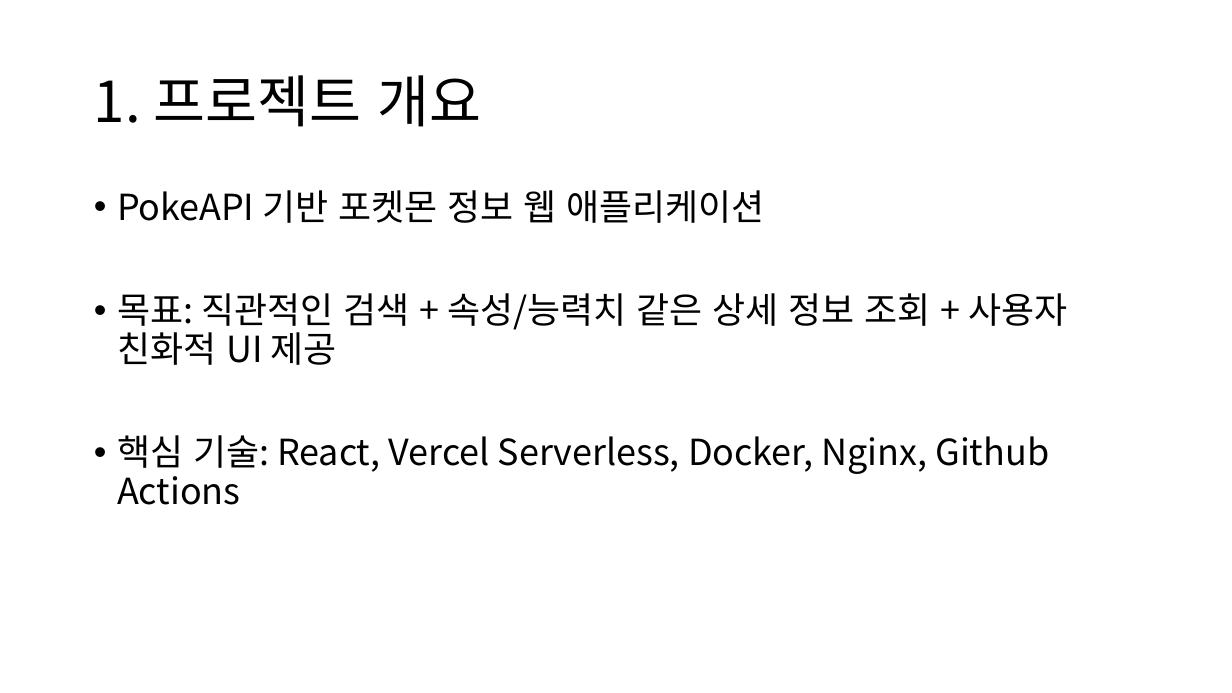
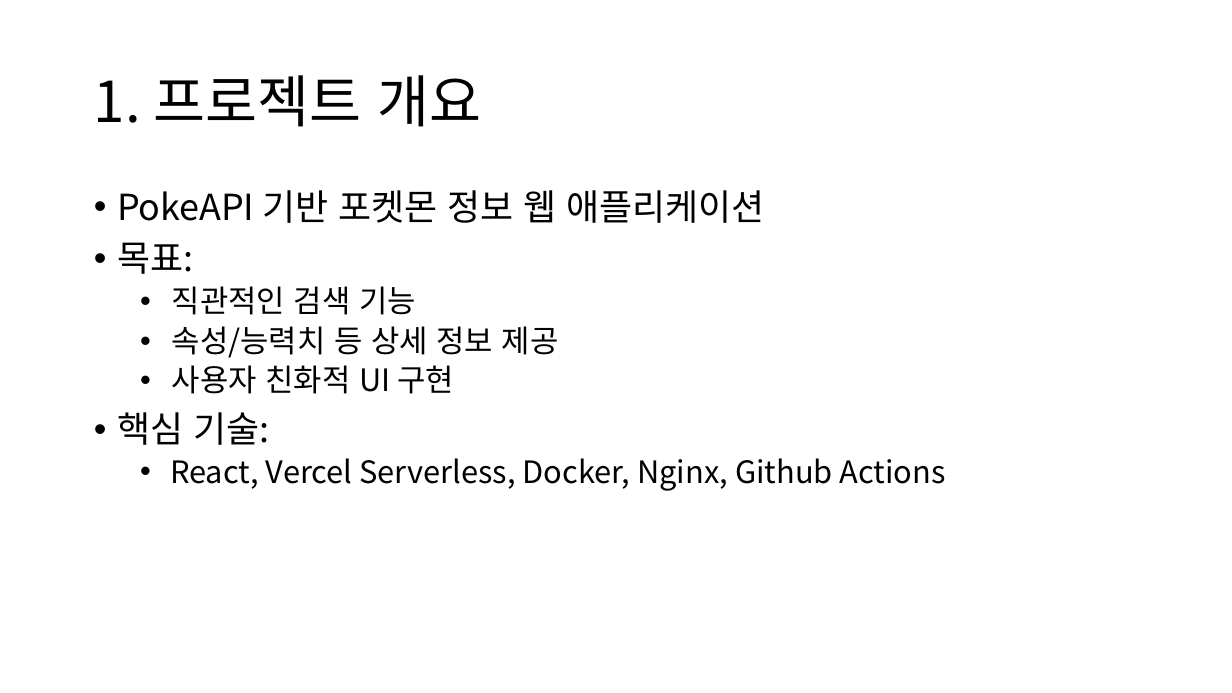
Before and after one commit to lhj4369/Pokemon-Wiki, a slide deck: slide 3 of 발표자료.pptx. Drawn at 1232x693 pixels with LibreOffice and Linux fonts; fonts in the diff are those of the drawing. Boxes give left, top, right and bottom in pixels: in the first picture for what was removed or moved away, otherwise in the second. Text is boxed around its words. In the diff, an @@ line names an element or a change of style, - is before the commit and + after.

```diff
--- a/발표자료.pptx
+++ b/발표자료.pptx
@@ text at (117,242,946,491): text changed; size 28 to 24 pt @@
-• 목표: 직관적인 검색 + 속성/능력치 같은 상세 정보 조회 + 사용자 친화적 UI 제공
-• 핵심 기술: React, Vercel Serverless, Docker, Nginx, Github Actions
+• 목표:
+  • 직관적인 검색 기능
+  • 속성/능력치 등 상세 정보 제공
+  • 사용자 친화적 UI 구현
+• 핵심 기술:
+  • React, Vercel Serverless, Docker, Nginx, Github Actions
```
Also in this commit, not shown: 11 other slides changed.
